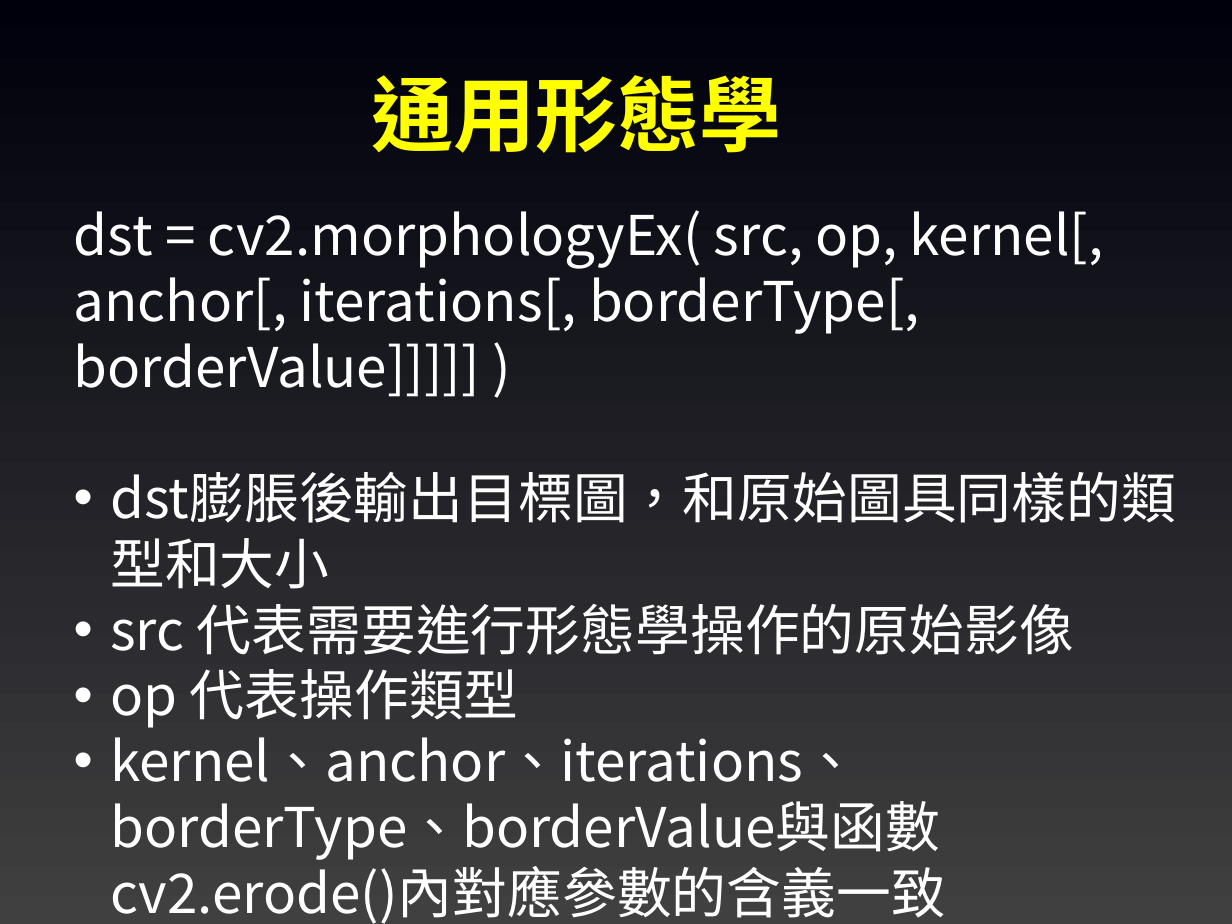
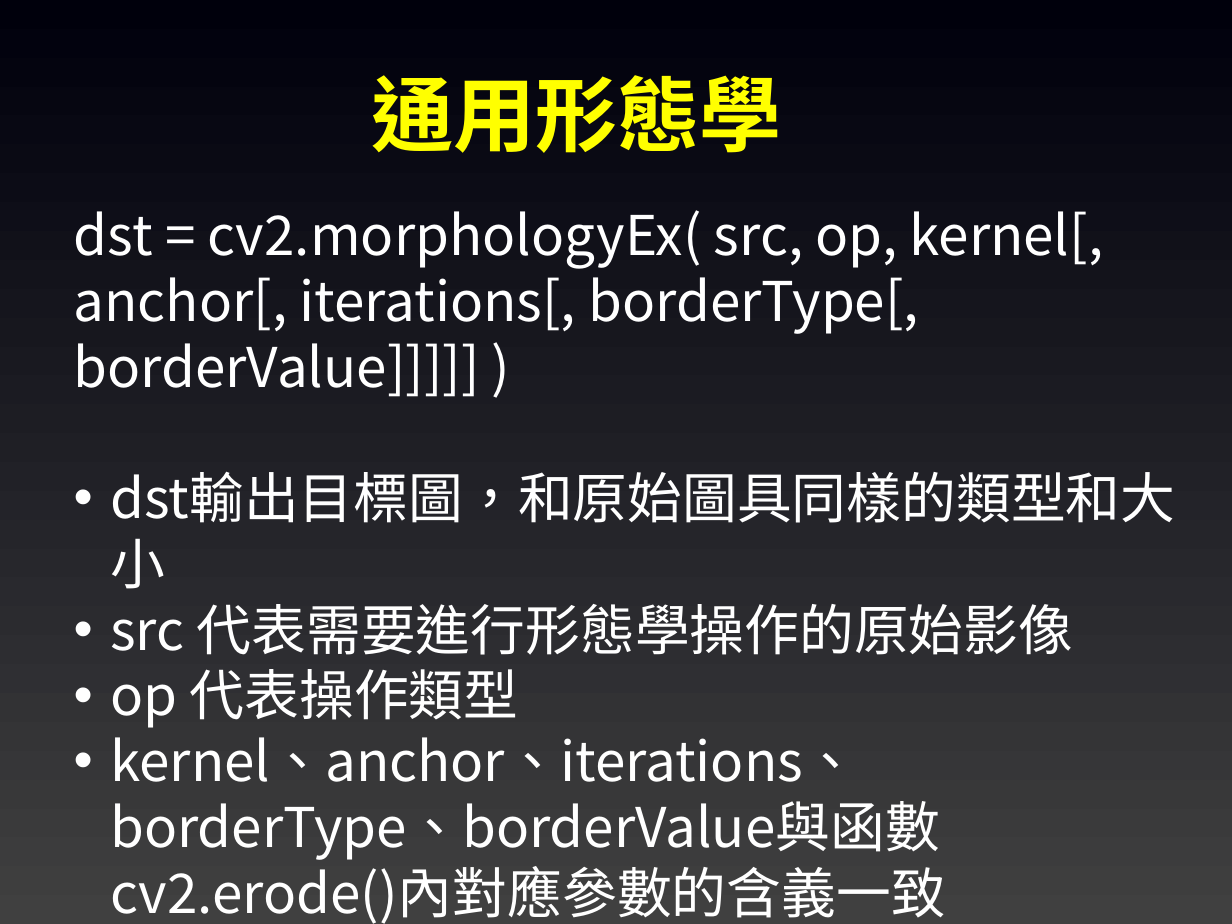
Before and after one commit to joshhu/must_opencv, a slide deck: slide 133 of Slides/04. OpenCV影像處理.pptx (slide 132 before the commit). Drawn at 1232x924 pixels with LibreOffice and Linux fonts; fonts in the diff are those of the drawing. Boxes give left, top, right and bottom in pixels: in the first picture for what was removed or moved away, otherwise in the second. Text is boxed around its words. In the diff, an @@ line names an element or a change of style, - is before the commit and + after.

```diff
--- a/Slides/04. OpenCV影像處理.pptx
+++ b/Slides/04. OpenCV影像處理.pptx
@@ text at [110,471,1175,589]: text changed @@
-• dst膨脹後輸出目標圖，和原始圖具同樣的類型和大小
+• dst輸出目標圖，和原始圖具同樣的類型和大小
```
Also in this commit, not shown: 6 other slides changed, 1 slide added, 7 other files.
